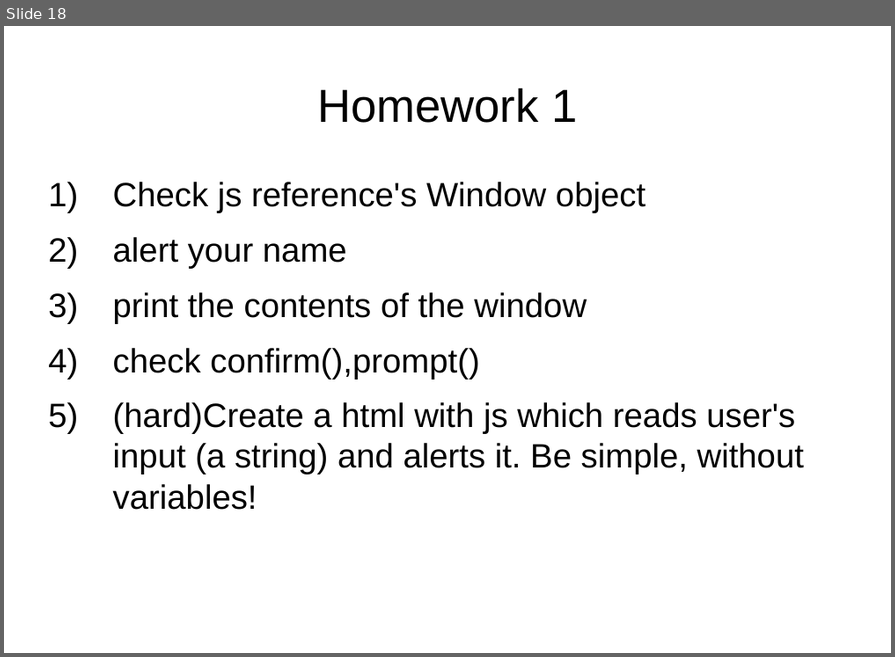
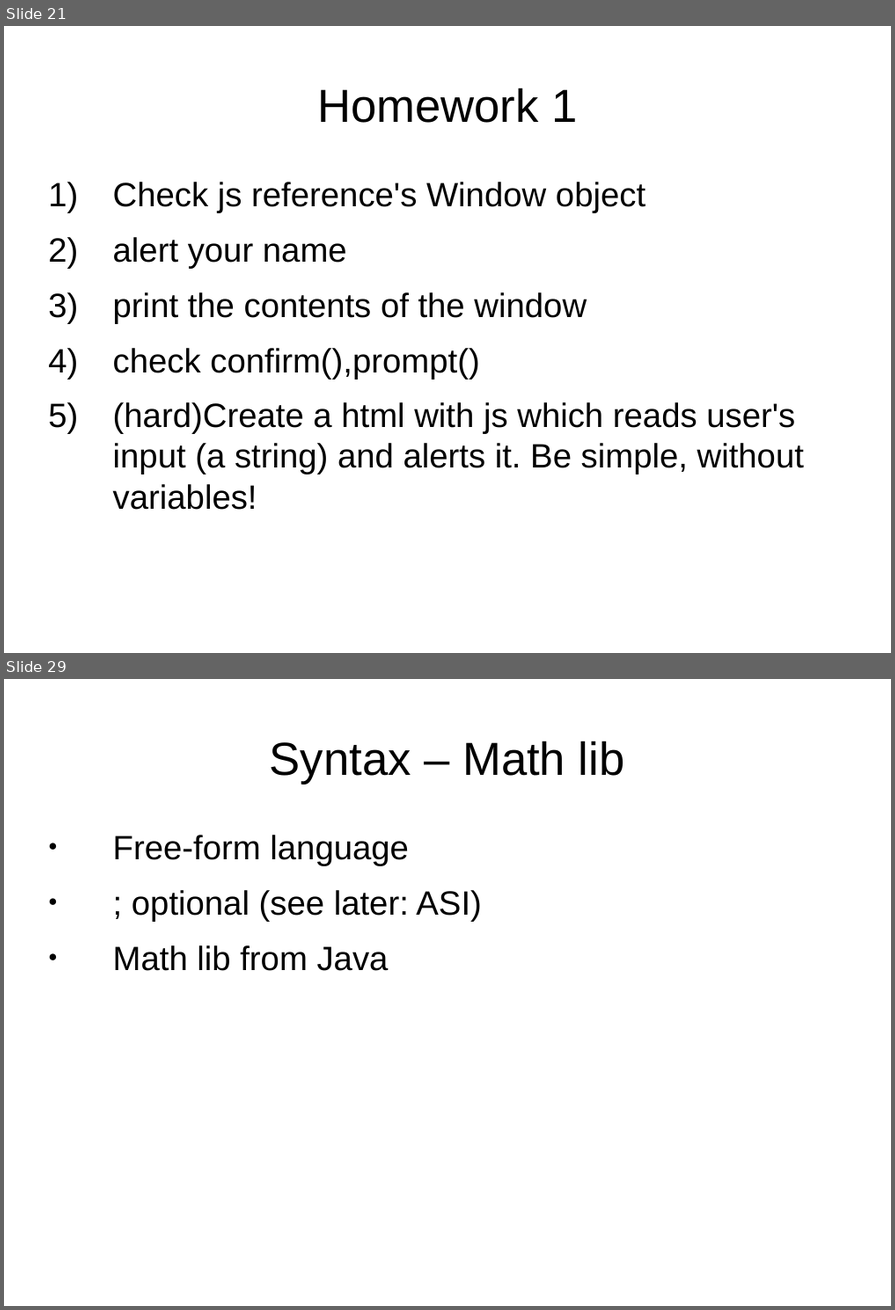
Before and after one commit to peterborkuti/other, a slide deck: JavaScriptBasics/jsbasics-slide.odp. Shown one above the other, each under a label of ours: slide 18 before the commit, slides 21 and 29 after it; the slides between them are not shown. The pictures are 895x657 and 895x1310 pixels, drawn with LibreOffice and Linux fonts; fonts in the diff are those of the drawing. Boxes give left, top, right and bottom in pixels: in the first picture for what was removed or moved away, otherwise in the second. Text is boxed around its words. In the diff, an @@ line names an element or a change of style, - is before the commit and + after.

```diff
--- a/JavaScriptBasics/jsbasics-slide.odp
+++ b/JavaScriptBasics/jsbasics-slide.odp
@@ slide 29 added at <box>4,679,891,1306</box>, background #FFFFFF @@
@@ title added at <box>270,741,625,784</box>, 44 pt, text #000000 @@
+Syntax – Math lib
@@ text added at <box>113,835,481,971</box>, 32 pt, text #000000 @@
+● Free-form language
+● ; optional (see later: ASI)
+● Math lib from Java
@@ what was slide 18 is now slide 21 @@
```
Also in this commit, not shown: 3 slides changed, 9 other slides added, 1 other file.
